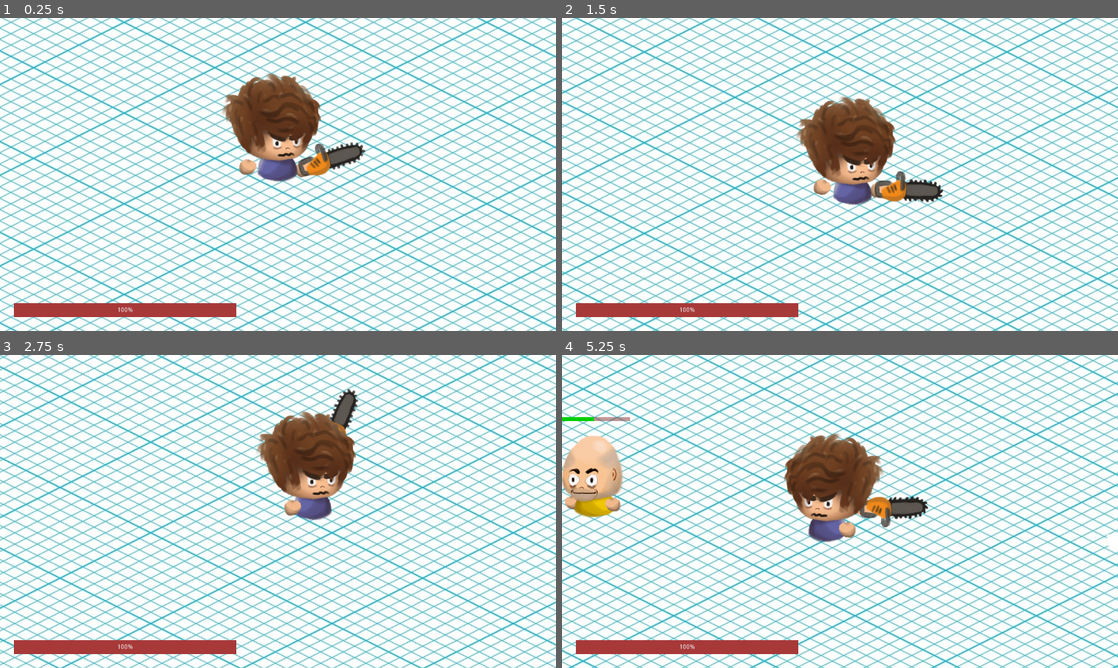
Above: before the commit, frames 1-4 (two rows, left to right).
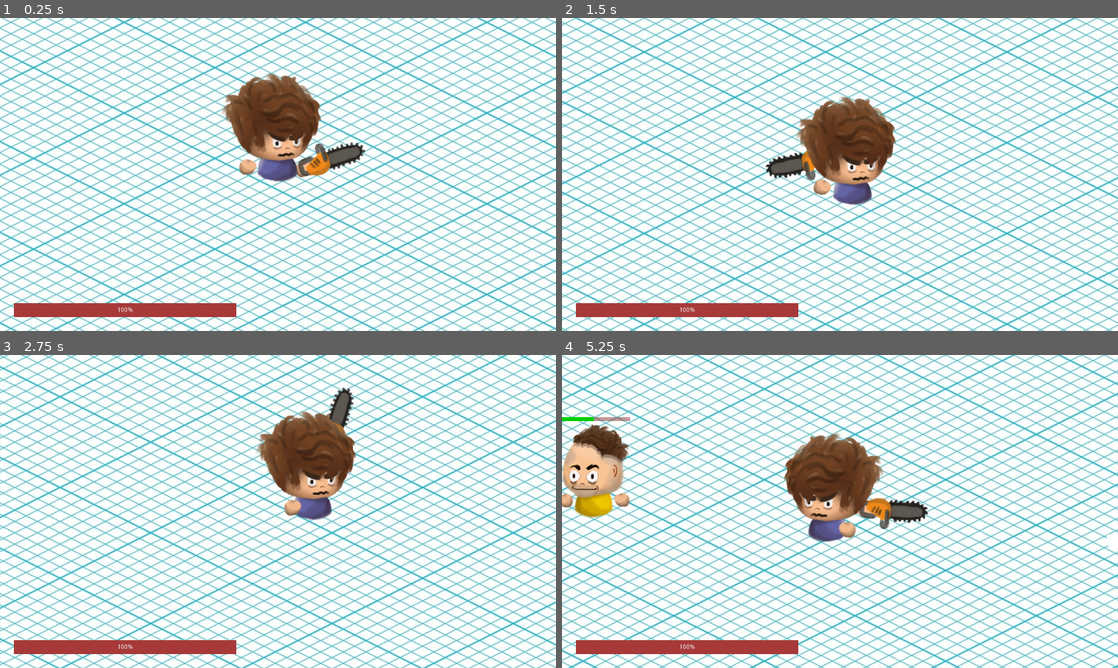
Above: after the commit, the same moments.

Repository: LNicoF/mgj-2023
Game: Godot game, scene res://scenes/main/main.tscn
Same seed, same stepped clock (60 frames per second), same inputs: the game is played once before the commit and once after it.
Inputs (mouse positions are in pixels of both pictures, inside the frame that each line leads up to):
- Up to frame 1 (0.25 s): no input
- Up to frame 2 (1.5 s): move the mouse to (962, 158) at 0.52 s; press the mouse at (962, 158) at 0.53 s; hold D (move_right) 0.53-1.28 s; move the mouse to (728, 190) at 1.27 s; release the mouse at (728, 190) at 1.28 s; hold S (move_down) from 1.28 s (still down); click (728, 190) at 1.35 s
- Up to frame 3 (2.75 s): move the mouse to (333, 442) at 2.02 s; release S (move_down) at 2.03 s; press the mouse at (333, 442) at 2.03 s; hold D (move_right) from 2.03 s (still down)
- Up to frame 4 (5.25 s): move the mouse to (812, 574) at 2.77 s; release D (move_right) at 2.78 s; release the mouse at (812, 574) at 2.78 s; hold W (move_up) 2.78-3.53 s; click (812, 574) at 2.85 s; move the mouse to (1006, 558) at 3.52 s; press the mouse at (1006, 558) at 3.53 s; hold A (move_left) 3.53-5.03 s; move the mouse to (673, 464) at 4.27 s; release the mouse at (673, 464) at 4.28 s; click (673, 464) at 4.35 s; move the mouse to (867, 511) at 5.02 s; press the mouse at (867, 511) at 5.03 s; hold S (move_down) from 5.03 s (still down)

The runs differ from the first frame. In frame 2, 1.4% of the frame differs, in the area x 36-69%, y 42-59%; in frame 3, 0.3%; in frame 4, 2.1%, in the area x 0-66%, y 22-60%.

Commit message:
more animations enemy

Diff:
--- a/scenes/enemy/enemy.tscn
+++ b/scenes/enemy/enemy.tscn
@@ -1,10 +1,11 @@
-[gd_scene load_steps=13 format=2]
+[gd_scene load_steps=16 format=2]
 
 [ext_resource path="res://scenes/enemy/enemy.gd" type="Script" id=1]
 [ext_resource path="res://assets/player/Pela_head.png" type="Texture" id=2]
 [ext_resource path="res://assets/player/Pelu_hand.png" type="Texture" id=3]
 [ext_resource path="res://assets/player/Pela_body.png" type="Texture" id=4]
 [ext_resource path="res://assets/player/Pela_head_hit.png" type="Texture" id=5]
+[ext_resource path="res://assets/player/Pela_Wig.png" type="Texture" id=6]
 
 [sub_resource type="CircleShape2D" id=1]
 radius = 64.0
@@ -143,6 +144,58 @@
 "transitions": PoolRealArray( 1, 1, 1 ),
 "update": 1,
 "values": [ ExtResource( 2 ), ExtResource( 5 ), ExtResource( 2 ) ]
+}
+
+[sub_resource type="Animation" id=10]
+resource_name = "Pela_Meta"
+length = 2.0
+tracks/0/type = "value"
+tracks/0/path = NodePath("Skeleton2D/Head/Wig/PelaWig:visible")
+tracks/0/interp = 1
+tracks/0/loop_wrap = true
+tracks/0/imported = false
+tracks/0/enabled = true
+tracks/0/keys = {
+"times": PoolRealArray( 0, 0.1 ),
+"transitions": PoolRealArray( 1, 1 ),
+"update": 1,
+"values": [ false, true ]
+}
+tracks/1/type = "value"
+tracks/1/path = NodePath("Skeleton2D/Head/Wig:position")
+tracks/1/interp = 1
+tracks/1/loop_wrap = true
+tracks/1/imported = false
+tracks/1/enabled = true
+tracks/1/keys = {
+"times": PoolRealArray( 0.1, 0.4, 0.7, 0.9, 1.1, 1.3, 1.6, 2 ),
+"transitions": PoolRealArray( 0.482968, 1.56917, 0.707107, 1.31951, 1, 1.62451, 0.554785, 1 ),
+"update": 0,
+"values": [ Vector2( -2.55698, -179.363 ), Vector2( -2.557, -222.363 ), Vector2( -2.557, -154.363 ), Vector2( -2.557, -170.363 ), Vector2( -2.557, -154.363 ), Vector2( -2.557, -154.363 ), Vector2( 4.65951, -146.695 ), Vector2( 13.443, -137.363 ) ]
+}
+tracks/2/type = "value"
+tracks/2/path = NodePath("Skeleton2D/Head/Wig:rotation_degrees")
+tracks/2/interp = 1
+tracks/2/loop_wrap = true
+tracks/2/imported = false
+tracks/2/enabled = true
+tracks/2/keys = {
+"times": PoolRealArray( 0.1, 0.7, 1.3, 1.6, 2 ),
+"transitions": PoolRealArray( 1, 1, 1.62451, 0.554785, 1 ),
+"update": 0,
+"values": [ -15.4214, -15.4214, -15.4214, -8.46585, 0.0 ]
+}
+tracks/3/type = "value"
+tracks/3/path = NodePath("Skeleton2D/Head/Wig:scale")
+tracks/3/interp = 1
+tracks/3/loop_wrap = true
+tracks/3/imported = false
+tracks/3/enabled = true
+tracks/3/keys = {
+"times": PoolRealArray( 0.1, 0.4, 0.7, 1.3, 1.6, 2 ),
+"transitions": PoolRealArray( 0.482968, 1.56917, 1, 1.62451, 0.554785, 1 ),
+"update": 0,
+"values": [ Vector2( 0.201911, 0.194573 ), Vector2( 1.00622, 0.969653 ), Vector2( 0.938185, 0.938185 ), Vector2( 0.938185, 0.938185 ), Vector2( 0.966066, 0.966066 ), Vector2( 1, 1 ) ]
 }
 
 [sub_resource type="Animation" id=8]
@@ -399,6 +452,57 @@
 "values": [ ExtResource( 2 ), ExtResource( 5 ) ]
 }
 
+[sub_resource type="Animation" id=11]
+length = 0.001
+tracks/0/type = "value"
+tracks/0/path = NodePath("Skeleton2D/Head/Wig/PelaWig:visible")
+tracks/0/interp = 1
+tracks/0/loop_wrap = true
+tracks/0/imported = false
+tracks/0/enabled = true
+tracks/0/keys = {
+"times": PoolRealArray( 0 ),
+"transitions": PoolRealArray( 1 ),
+"update": 0,
+"values": [ true ]
+}
+tracks/1/type = "value"
+tracks/1/path = NodePath("Skeleton2D/Head/Wig:position")
+tracks/1/interp = 1
+tracks/1/loop_wrap = true
+tracks/1/imported = false
+tracks/1/enabled = true
+tracks/1/keys = {
+"times": PoolRealArray( 0 ),
+"transitions": PoolRealArray( 1 ),
+"update": 0,
+"values": [ Vector2( 13.443, -137.363 ) ]
+}
+tracks/2/type = "value"
+tracks/2/path = NodePath("Skeleton2D/Head/Wig:rotation_degrees")
+tracks/2/interp = 1
+tracks/2/loop_wrap = true
+tracks/2/imported = false
+tracks/2/enabled = true
+tracks/2/keys = {
+"times": PoolRealArray( 0 ),
+"transitions": PoolRealArray( 1 ),
+"update": 0,
+"values": [ 0.0 ]
+}
+tracks/3/type = "value"
+tracks/3/path = NodePath("Skeleton2D/Head/Wig:scale")
+tracks/3/interp = 1
+tracks/3/loop_wrap = true
+tracks/3/imported = false
+tracks/3/enabled = true
+tracks/3/keys = {
+"times": PoolRealArray( 0 ),
+"transitions": PoolRealArray( 1 ),
+"update": 0,
+"values": [ Vector2( 1, 1 ) ]
+}
+
 [sub_resource type="StyleBoxFlat" id=6]
 bg_color = Color( 0, 0.81, 0, 1 )
 
@@ -415,14 +519,16 @@
 
 [node name="AnimationPlayer" type="AnimationPlayer" parent="."]
 anims/Pela_Attack = SubResource( 4 )
+anims/Pela_Meta = SubResource( 10 )
 anims/Pela_Walk = SubResource( 8 )
 "anims/Pela_Walk 2" = SubResource( 9 )
 anims/Pela_die = SubResource( 5 )
+anims/RESET = SubResource( 11 )
 
 [node name="Skeleton2D" type="Skeleton2D" parent="."]
 
 [node name="Hand2" type="Bone2D" parent="Skeleton2D"]
-position = Vector2( -72.9654, -33.2069 )
+position = Vector2( -97, -40 )
 rest = Transform2D( 1, 0, 0, 1, -97, -40 )
 
 [node name="PeluHand" type="Sprite" parent="Skeleton2D/Hand2"]
@@ -430,8 +536,6 @@
 texture = ExtResource( 3 )
 
 [node name="Body" type="Bone2D" parent="Skeleton2D"]
-position = Vector2( 2.98102, 1.91772 )
-scale = Vector2( 1.06582, 0.862104 )
 rest = Transform2D( 1, 0, 0, 1, 0, 0 )
 
 [node name="PelaBody" type="Sprite" parent="Skeleton2D/Body"]
@@ -439,15 +543,23 @@
 texture = ExtResource( 4 )
 
 [node name="Head" type="Bone2D" parent="Skeleton2D"]
-position = Vector2( 1.07738, -71.4127 )
-rest = Transform2D( 1, 0, 0, 1, 4, -87 )
+position = Vector2( 3.557, -84.6373 )
+rest = Transform2D( 1, 0, 0, 1, 3.557, -84.6373 )
 
 [node name="PelaHead" type="Sprite" parent="Skeleton2D/Head"]
 position = Vector2( 0, -78 )
 texture = ExtResource( 2 )
 
+[node name="Wig" type="Bone2D" parent="Skeleton2D/Head"]
+position = Vector2( 13.443, -137.363 )
+rest = Transform2D( 1, 0, 0, 1, 13.443, -137.363 )
+
+[node name="PelaWig" type="Sprite" parent="Skeleton2D/Head/Wig"]
+position = Vector2( 8, -10 )
+texture = ExtResource( 6 )
+
 [node name="Hand" type="Bone2D" parent="Skeleton2D"]
-position = Vector2( 66.7584, -26.2069 )
+position = Vector2( 98, -42 )
 rest = Transform2D( 1, 0, 0, 1, 98, -42 )
 
 [node name="PeluHand" type="Sprite" parent="Skeleton2D/Hand"]
--- a/scenes/main/main.tscn
+++ b/scenes/main/main.tscn
@@ -11,7 +11,7 @@
 script/source = "extends ParallaxLayer
 
 func _ready():
-	print( $Background2.texture.get_size() )
+    print( $Background2.texture.get_size() )
 "
 
 [node name="Main" type="Node2D"]
--- a/scenes/player/player.tscn
+++ b/scenes/player/player.tscn
@@ -42,10 +42,10 @@
 tracks/1/imported = false
 tracks/1/enabled = true
 tracks/1/keys = {
-"times": PoolRealArray( 0 ),
-"transitions": PoolRealArray( 1 ),
-"update": 0,
-"values": [ 48.4 ]
+"times": PoolRealArray( 0, 0.4 ),
+"transitions": PoolRealArray( 1, 1 ),
+"update": 0,
+"values": [ 53.466, 53.466 ]
 }
 tracks/2/type = "value"
 tracks/2/path = NodePath("Skeleton2D/RotorMoto/Hand2:scale")
@@ -54,10 +54,10 @@
 tracks/2/imported = false
 tracks/2/enabled = true
 tracks/2/keys = {
-"times": PoolRealArray( 0 ),
-"transitions": PoolRealArray( 1 ),
-"update": 0,
-"values": [ Vector2( 1, 1 ) ]
+"times": PoolRealArray( 0, 0.4 ),
+"transitions": PoolRealArray( 1, 1 ),
+"update": 0,
+"values": [ Vector2( 1, 1 ), Vector2( 1, 1 ) ]
 }
 tracks/3/type = "value"
 tracks/3/path = NodePath("Skeleton2D/RotorMoto/Hand2/PeluMoto:texture")
@@ -70,18 +70,6 @@
 "transitions": PoolRealArray( 1, 1, 1, 1, 1, 1, 1, 1, 1 ),
 "update": 1,
 "values": [ ExtResource( 7 ), ExtResource( 9 ), ExtResource( 7 ), ExtResource( 9 ), ExtResource( 7 ), ExtResource( 9 ), ExtResource( 7 ), ExtResource( 9 ), ExtResource( 7 ) ]
-}
-tracks/4/type = "value"
-tracks/4/path = NodePath("Skeleton2D/RotorMoto:rotation_degrees")
-tracks/4/interp = 1
-tracks/4/loop_wrap = true
-tracks/4/imported = false
-tracks/4/enabled = false
-tracks/4/keys = {
-"times": PoolRealArray( 0 ),
-"transitions": PoolRealArray( 1 ),
-"update": 0,
-"values": [ 121.0 ]
 }
 
 [sub_resource type="Animation" id=6]
@@ -195,18 +183,6 @@
 "update": 0,
 "values": [ Vector2( 1, 1 ) ]
 }
-tracks/9/type = "value"
-tracks/9/path = NodePath("Skeleton2D/RotorMoto:rotation_degrees")
-tracks/9/interp = 1
-tracks/9/loop_wrap = true
-tracks/9/imported = false
-tracks/9/enabled = true
-tracks/9/keys = {
-"times": PoolRealArray( 0 ),
-"transitions": PoolRealArray( 1 ),
-"update": 0,
-"values": [ -58.4784 ]
-}
 
 [sub_resource type="Animation" id=4]
 length = 0.001
@@ -378,22 +354,10 @@
 "update": 0,
 "values": [ ExtResource( 7 ) ]
 }
-tracks/14/type = "value"
-tracks/14/path = NodePath("Skeleton2D/RotorMoto:rotation_degrees")
-tracks/14/interp = 1
-tracks/14/loop_wrap = true
-tracks/14/imported = false
-tracks/14/enabled = true
-tracks/14/keys = {
-"times": PoolRealArray( 0 ),
-"transitions": PoolRealArray( 1 ),
-"update": 0,
-"values": [ -58.4784 ]
-}
 
 [sub_resource type="Animation" id=7]
 resource_name = "Walk"
-length = 1.4
+length = 1.1
 loop = true
 tracks/0/type = "value"
 tracks/0/path = NodePath("Skeleton2D/Body:position")
@@ -414,7 +378,7 @@
 tracks/1/imported = false
 tracks/1/enabled = true
 tracks/1/keys = {
-"times": PoolRealArray( 0, 0.24, 0.6, 0.8, 1.12 ),
+"times": PoolRealArray( 0, 0.24, 0.56, 0.8, 1.12 ),
 "transitions": PoolRealArray( 0.574349, 0.574349, 1, 0.574349, 1 ),
 "update": 0,
 "values": [ Vector2( 1, 1 ), Vector2( 1.03621, 0.84 ), Vector2( 1, 1 ), Vector2( 1.03621, 0.84 ), Vector2( 1, 1 ) ]
@@ -539,18 +503,6 @@
 "update": 0,
 "values": [ Vector2( 1, 1 ) ]
 }
-tracks/12/type = "value"
-tracks/12/path = NodePath("Skeleton2D/RotorMoto:rotation_degrees")
-tracks/12/interp = 1
-tracks/12/loop_wrap = true
-tracks/12/imported = false
-tracks/12/enabled = true
-tracks/12/keys = {
-"times": PoolRealArray( 0 ),
-"transitions": PoolRealArray( 1 ),
-"update": 0,
-"values": [ -58.4784 ]
-}
 
 [sub_resource type="GDScript" id=10]
 script/source = "extends CanvasLayer
@@ -582,12 +534,11 @@
 [node name="RotorMoto" type="Bone2D" parent="Skeleton2D"]
 position = Vector2( -10, -90 )
 rotation = -1.02064
-scale = Vector2( 1, 1 )
 rest = Transform2D( 0.52282, -0.852443, 0.852443, 0.52282, -10, -90 )
 
 [node name="Hand2" type="Bone2D" parent="Skeleton2D/RotorMoto"]
 position = Vector2( -99, -32 )
-rotation = 0.206476
+rotation = 0.206475
 rest = Transform2D( 0.340673, 0.940182, -0.940182, 0.340673, -99, -32 )
 
 [node name="PeluHand" type="Sprite" parent="Skeleton2D/RotorMoto/Hand2"]
Renamed: assets/background/Pela_Wig.png -> assets/player/Pela_Wig.png
Not shown, added: assets/player/Pela_Wig.png.import
